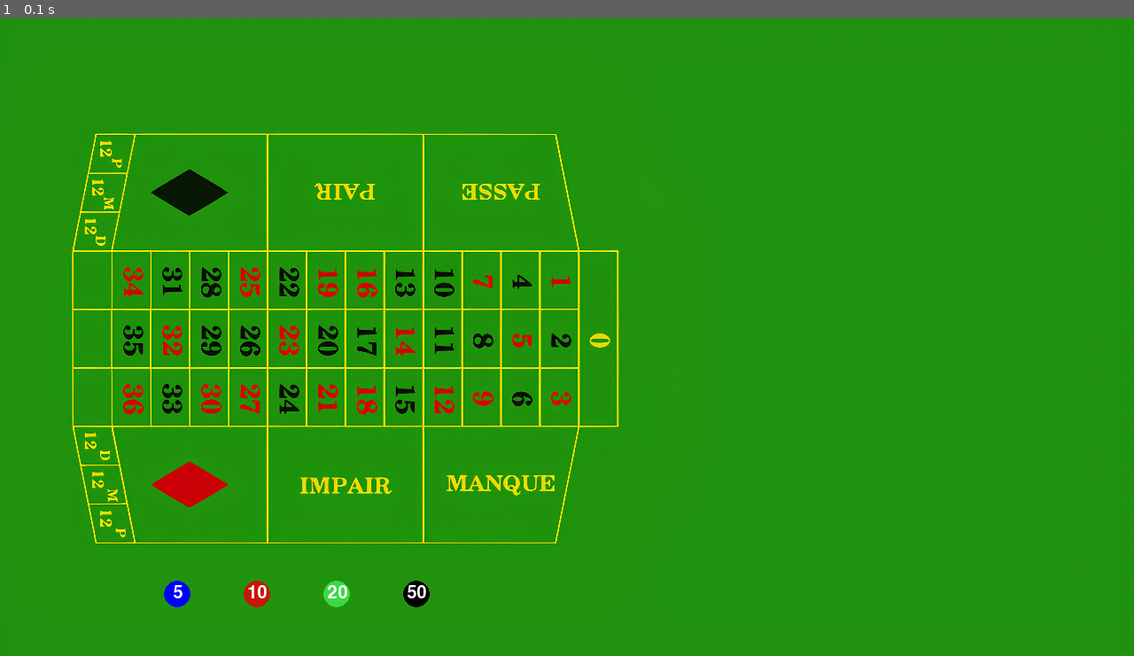
Above: before the commit, frame 1.
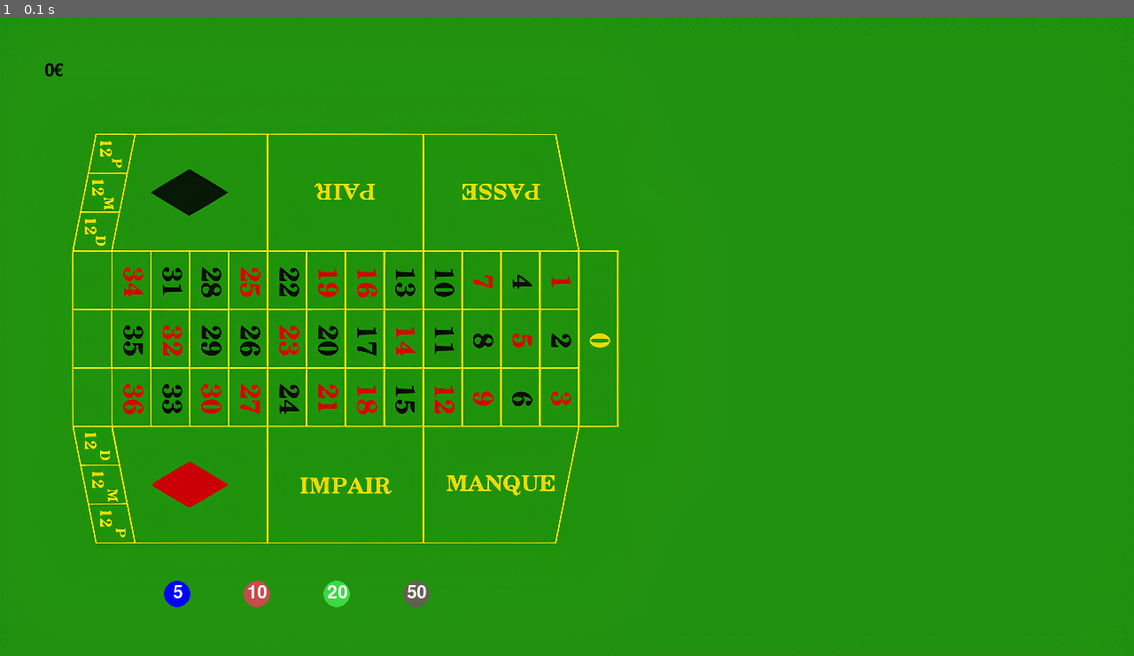
Above: after the commit, the same moment.

Repository: nelledge/roulette
Game: pygame game, started from main.py
Same seed, same stepped clock (60 frames per second), same inputs: the game is played once before the commit and once after it.
Inputs:
- Up to frame 1 (0.1 s): no input

The runs differ from the first frame. In frame 1, 0.1% of the frame differs, in the area x 3-38%, y 7-93%.

Commit message:
adding a betting score

Diff:
--- a/funktions.py
+++ b/funktions.py
@@ -25,11 +25,10 @@
 
     pygame.draw.circle(screen, colur, center, radius)
 
-    # Draw number 50 in the center
-    font = pygame.font.SysFont(None, 30)  # 40 = font size, adjust as you like
+    font_chip = pygame.font.SysFont(None, 30)
 
     text_chip = str(entety[6]) #Turning int into sring because pygame needs that, for some reson :|
-    text = font.render(text_chip, True, WHITE)  # white text
+    text = font_chip.render(text_chip, True, WHITE)
 
     text_rect = text.get_rect(center=center)
     screen.blit(text, text_rect)
@@ -39,26 +38,38 @@
         drawing_sqaures_outside()
 
 
-def changing_chip_outside_square(list_of_placed_cips):
+def drawing_chips_on_square_outside(list_of_placed_cips):
     # list_of_placed_cips has the x, y and the entety of the last pushed chip
 
     for x, y, color in list_of_placed_cips:
         pygame.draw.circle(screen, color[2], (x, y), color[5])
 
+        font_chip = pygame.font.SysFont(None, 30)
+
+        text_chip = str(color[6]) #Turning int into sring because pygame needs that, for some reson :|
+        text = font_chip.render(text_chip, True, WHITE)
+
+        text_rect = text.get_rect(center=(x, y))
+        screen.blit(text, text_rect)
 
 def drawing_sqaures_outside():
-        outside_x = [193, 365, 530]
-        outside_y = [177, 506]
+        #for x, y = 40
+        # outside_x = [193, 365, 530]
+        # outside_y = [177, 506]
 
-        x_square = 40
-        y_square = 40
+        #for x,y = 120
+        outside_x = [160, 325, 495]
+        outside_y = [137, 467]
+
+        x_square = 120
+        y_square = 120
 
         squares = []
 
         for y in outside_y:
             for x in outside_x:
                 points = pygame.Surface((x_square, y_square), pygame.SRCALPHA)
-                points.fill((0, 0, 255, 128))
+                points.fill((0, 0, 255, 50))
                 screen.blit(points, (x, y))
 
                 squares.append(pygame.Rect(x, y, x_square, y_square))
@@ -75,3 +86,8 @@
         return True
     else:
         return False
+
+def showing_betting_amount (amount):
+    font = pygame.font.SysFont(None, 30)
+    text_surface = font.render((f"{amount}€"), True, BLACK)
+    screen.blit(text_surface, (50, 50))
--- a/main.py
+++ b/main.py
@@ -19,14 +19,21 @@
 
 # Colors
 WHITE = (255, 255, 255)
+
 GREEN_BACKROUND = (31, 146, 17)
 DARK_GREEN = (42, 94, 36)
-DARKGRAY = (120, 120, 120)
 GREEN = (0, 200, 0)
 LIGHT_GREEN = (59, 217, 66)
+
+DARK_GRAY = (120, 120, 120)
+GRAY = (99, 95, 82)
+
 BLUE = (0, 0, 255)
+
 BLACK = (0, 0, 0)
+
 RED = (199, 21, 8)
+RED_GRAY = (201, 75, 75)
 
 # fonts
 fonts_outside = pygame.font.SysFont(None, 40)
@@ -43,15 +50,17 @@
 """
 
 blue_chip_coordinates_color = [200, 650, BLUE, WHITE, False, 15, 5]
-red_chip_coordinates_color = [290, 650, RED, WHITE, False, 15, 10]
+red_chip_coordinates_color = [290, 650, RED_GRAY, WHITE, False, 15, 10]
 green_chip_coordinates_color = [380, 650, LIGHT_GREEN, WHITE, False, 15, 20]
-black_chip_coordinates_color = [470, 650, BLACK, WHITE, False, 15, 50]
+black_chip_coordinates_color = [470, 650, GRAY, WHITE, False, 15, 50]
 
 chip_radius = 15
 # button_text = 'Click Me!'
 list_of_placed_cips = []
 
 def main():
+    betting_amount = 0
+
     running = True
 
     while running:
@@ -65,7 +74,9 @@
         draw_chips(green_chip_coordinates_color)
         draw_chips(black_chip_coordinates_color)
 
-        changing_chip_outside_square(list_of_placed_cips)
+        drawing_chips_on_square_outside(list_of_placed_cips)
+
+        showing_betting_amount(betting_amount)
 
         #Events
         for event in pygame.event.get():
@@ -80,21 +91,36 @@
                     print('Blue Chip clicked!')
                     blue_chip_coordinates_color[4] = checking_true_fals_chip(blue_chip_coordinates_color)
                     color_pushed = blue_chip_coordinates_color
+                    red_chip_coordinates_color[4] = False
+                    green_chip_coordinates_color[4] = False
+                    black_chip_coordinates_color[4] = False
 
                 elif distens_to_sircle(red_chip_coordinates_color, mouse_x, mouse_y) <= chip_radius:
                     print('Red Chip clicked!')
                     red_chip_coordinates_color[4] = checking_true_fals_chip(red_chip_coordinates_color)
                     color_pushed = red_chip_coordinates_color
+                    blue_chip_coordinates_color[4] = False
+                    green_chip_coordinates_color[4] = False
+                    black_chip_coordinates_color[4] = False
+
 
                 elif distens_to_sircle(green_chip_coordinates_color, mouse_x, mouse_y) <= chip_radius:
                     print('Green Chip clicked!')
                     green_chip_coordinates_color[4] = checking_true_fals_chip(green_chip_coordinates_color)
                     color_pushed = green_chip_coordinates_color
+                    blue_chip_coordinates_color[4] = False
+                    red_chip_coordinates_color[4] = False
+                    black_chip_coordinates_color[4] = False
+
 
                 elif distens_to_sircle(black_chip_coordinates_color, mouse_x, mouse_y) <= chip_radius:
                     print('Black Chip clicked!')
                     black_chip_coordinates_color[4] = checking_true_fals_chip(black_chip_coordinates_color)
                     color_pushed = black_chip_coordinates_color
+                    blue_chip_coordinates_color[4] = False
+                    red_chip_coordinates_color[4] = False
+                    green_chip_coordinates_color[4] = False
+
 
 
                 for i, rect in enumerate(drawing_sqaures_outside()):
@@ -105,6 +131,8 @@
 
                         print(f"Square {i+1} clicked!")
                         print(mouse_placment)
+
+                        betting_amount += color_pushed[6]
 
                         # Resetting all the chip colors
                         blue_chip_coordinates_color[4] = False
